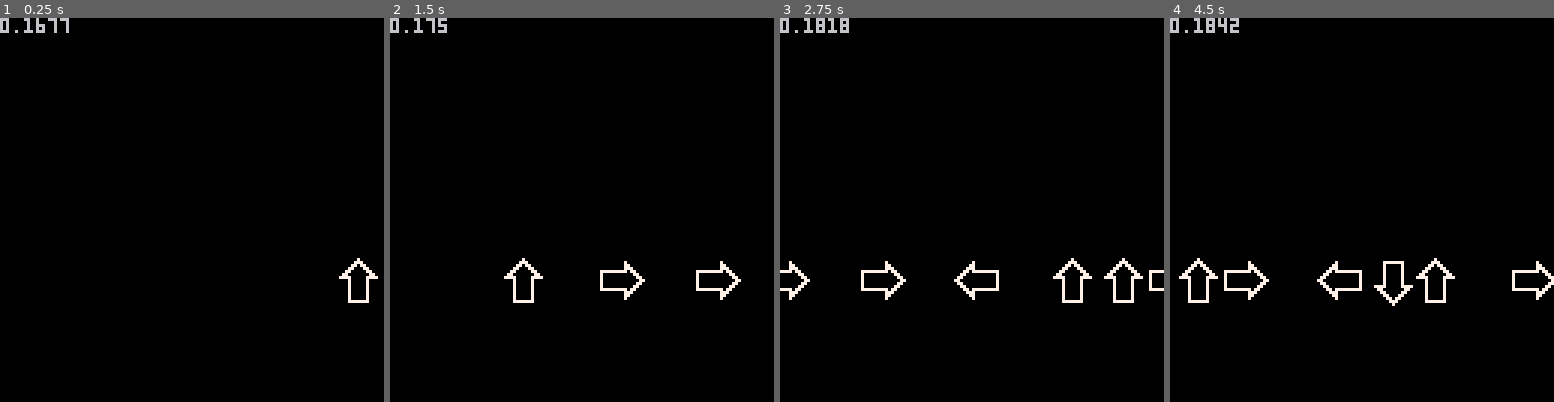
Above: before the commit, frames 1-4 (left to right).
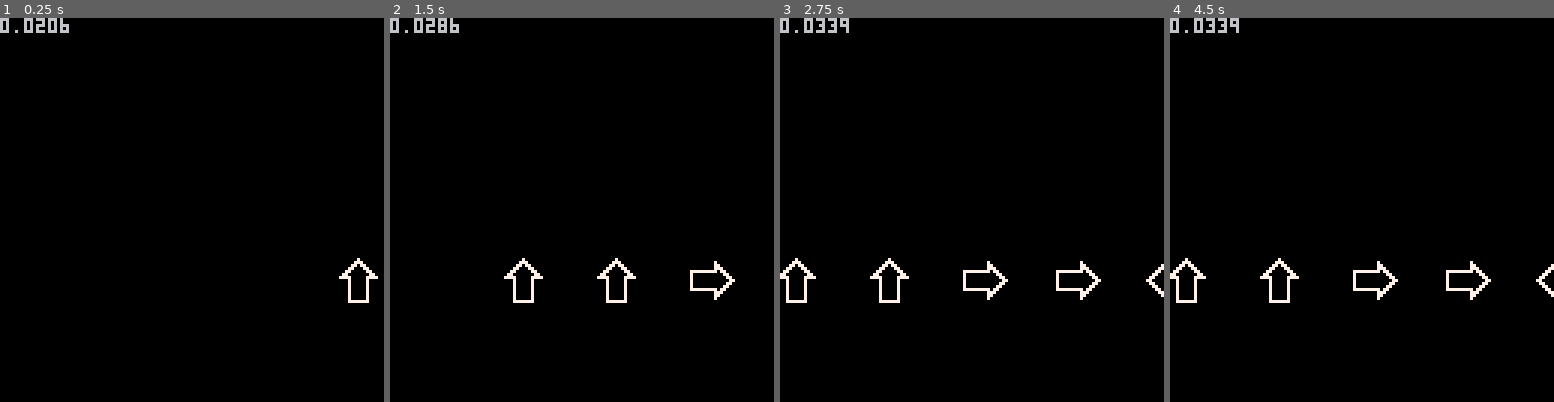
Above: after the commit, the same moments.

Repository: RomekRJM/Playground
Game: PICO-8 cartridge Pico-8/fremen/fremen.p8
The game is run twice, just before and just after one commit, with the same random seed, the same clock (stepped at 60 frames per second) and the same inputs.
Inputs:
- Up to frame 1 (0.25 s): no input
- Up to frame 2 (1.5 s): no input
- Up to frame 3 (2.75 s): hold Up 2.15-2.42 s
- Up to frame 4 (4.5 s): no input

The runs differ from the first frame. In frame 1, 0.2% of the frame differs, in the area x 6-18%, y 0-4%; in frame 2, 1.0%; in frame 3, 2.2%; in frame 4, 2.9%, in the area x 0-100%, y 0-75%.

Commit message:
Delete arrows when out of viewport.

Diff:
--- a/Pico-8/fremen/arrows.lua
+++ b/Pico-8/fremen/arrows.lua
@@ -4,6 +4,7 @@
     sprite = 0,
     w = 2,
     h = 2,
+    next_element_pad_x = 32,
     flip_x = false,
     flip_y = false,
     visible = true,
@@ -14,89 +15,88 @@
     return setmetatable(changes or {}, self)
 end
 
-function deepCopy(obj)
-    if type(obj) ~= 'table' then
-        return obj
-    end
-
-    local res = setmetatable({}, getmetatable(obj))
-
-    for k, v in pairs(obj) do
-        res[deepCopy(k)] = deepCopy(v)
-    end
-
-    return res
-end
-
 leftArrow = arrow:new(nil)
 rightArrow = arrow:new({ flip_x = true })
 topArrow = arrow:new({ sprite = 2, flip_x = true })
 bottomArrow = arrow:new({ sprite = 2, flip_y = true })
 
 function restartArrows()
-    firstVisible = 1
+    arrowQueueIndex = 1
     arrowUpdateBatchLen = 10
     arrowSpeed = 1
-    newInvisible = 0
     frame = 0
 
-    arrow_queue = {}
-    arrow_queue_len = 128
+    arrowQueue = {}
+    arrowQueueLen = 32
+    visibleArrowQueue = {}
+    visibleArrowQueueMaxLen = 10
 
     sequence = { leftArrow, rightArrow, topArrow, bottomArrow }
 
-    for i = 1, arrow_queue_len do
-        arrow_queue[i] = deepCopy(rnd(sequence))
+    for i = 1, arrowQueueLen do
+        arrowQueue[i] = deepCopy(rnd(sequence))
 
-        arrow_queue[i].x = arrow_queue[i].x + ((i - 1) % arrowUpdateBatchLen) * 32
+        if i <= arrowUpdateBatchLen then
+            arrowQueue[i].x = 128
+        end
     end
+
+    add(visibleArrowQueue, deepCopy(arrowQueue[1]))
+    visibleArrowQueueLen = 1
+
+    printh(tprint(arrowQueue))
 end
 
 function drawArrows()
 
-    for i = firstVisible, arrow_queue_len - 1 do
-        if arrow_queue[i].visible == false then
-            break
-        end
-
-        spr(arrow_queue[i].sprite, arrow_queue[i].x, arrow_queue[i].y, arrow_queue[i].w,
-                arrow_queue[i].h, arrow_queue[i].flip_x, arrow_queue[i].flip_y)
+    for _, visible_arrow in pairs(visibleArrowQueue) do
+        spr(visible_arrow.sprite, visible_arrow.x, visible_arrow.y, visible_arrow.w, visible_arrow.h,
+                visible_arrow.flip_x, visible_arrow.flip_y)
     end
 
     print(stat(1), 0, 0)
 end
 
-function logArrows(frame)
-    local log = "arrows.txt"
-    printh("pass: " .. tostring(pass))
-    printh("first: " .. tostring(firstVisible), log)
-    printh("last: " .. tostring(lastVisible), log)
+function logarrows()
+    printh("arrowQueueIndex: " .. tostring(arrowQueueIndex))
+    printh("visibleArrowQueueLen: " .. tostring(visibleArrowQueueLen))
 
-    for i = 1, arrow_queue_len do
-        printh(tostring(i) .. ": " .. tostring(arrow_queue[i].x), log)
+    for _, visibleArrow in pairs(visibleArrowQueue) do
+        printh(tostring(i) .. ": " .. tostring(visibleArrow.x))
     end
 end
 
 function updateArrows()
-    firstVisible = firstVisible + newInvisible
-    lastVisible = firstVisible + arrowUpdateBatchLen
 
-    newInvisible = 0
-
-    if lastVisible > arrow_queue_len then
-        lastVisible = arrow_queue_len
+    if btn(⬆️) then
+        stop()
     end
 
-    for i = firstVisible, lastVisible - 1 do
-        arrow_queue[i].x = arrow_queue[i].x - arrowSpeed
+    if visibleArrowQueueLen == 0 and arrowQueueIndex == arrowQueueLen then
+        return
+    end
 
-        if arrow_queue[i].x < arrow_queue[i].w * -8 then
-            arrow_queue[i].visible = false
-            newInvisible = newInvisible + 1
+    local scheduledForDeletion = {}
+
+    for _, visibleArrow in pairs(visibleArrowQueue) do
+        visibleArrow.x = visibleArrow.x - arrowSpeed
+        visibleArrow.next_element_pad_x = visibleArrow.next_element_pad_x - arrowSpeed
+
+        if visibleArrow.next_element_pad_x == 0 and arrowQueueIndex < arrowQueueLen then
+            add(visibleArrowQueue, deepCopy(arrowQueue[arrowQueueIndex]))
+            arrowQueueIndex = arrowQueueIndex + 1
+            visibleArrowQueueLen = visibleArrowQueueLen + 1
+        end
+
+        if visibleArrow.x < visibleArrow.w * -8 then
+            add(scheduledForDeletion, visibleArrow)
         end
     end
 
-    logArrows(frame)
+    for _, deletedArrow in pairs(scheduledForDeletion) do
+        del(visibleArrowQueue, deletedArrow)
+        visibleArrowQueueLen = visibleArrowQueueLen - 1
+    end
 
     frame = frame + 1
 end
--- /dev/null
+++ b/Pico-8/fremen/debug.lua
@@ -0,0 +1,25 @@
+function tprint (tbl, indent)
+    if not indent then
+        indent = 0
+    end
+    local toprint = "{\r\n"
+    indent = indent + 2
+    for k, v in pairs(tbl) do
+        if (type(k) == "number") then
+            toprint = toprint .. "[" .. k .. "] = "
+        elseif (type(k) == "string") then
+            toprint = toprint .. k .. "= "
+        end
+        if (type(v) == "number") then
+            toprint = toprint .. v .. ",\r\n"
+        elseif (type(v) == "string") then
+            toprint = toprint .. "\"" .. v .. "\",\r\n"
+        elseif (type(v) == "table") then
+            toprint = toprint .. tprint(v, indent + 2) .. ",\r\n"
+        else
+            toprint = toprint .. "\"" .. tostring(v) .. "\",\r\n"
+        end
+    end
+    toprint = toprint .. "}"
+    return toprint
+end
--- a/Pico-8/fremen/fremen.p8
+++ b/Pico-8/fremen/fremen.p8
@@ -2,6 +2,8 @@
 version 42
 __lua__
 #include main.lua
+#include debug.lua
+#include utils.lua
 #include arrows.lua
 #include player.lua
 __gfx__
--- /dev/null
+++ b/Pico-8/fremen/utils.lua
@@ -0,0 +1,13 @@
+function deepCopy(obj)
+    if type(obj) ~= 'table' then
+        return obj
+    end
+
+    local res = setmetatable({}, getmetatable(obj))
+
+    for k, v in pairs(obj) do
+        res[deepCopy(k)] = deepCopy(v)
+    end
+
+    return res
+end
